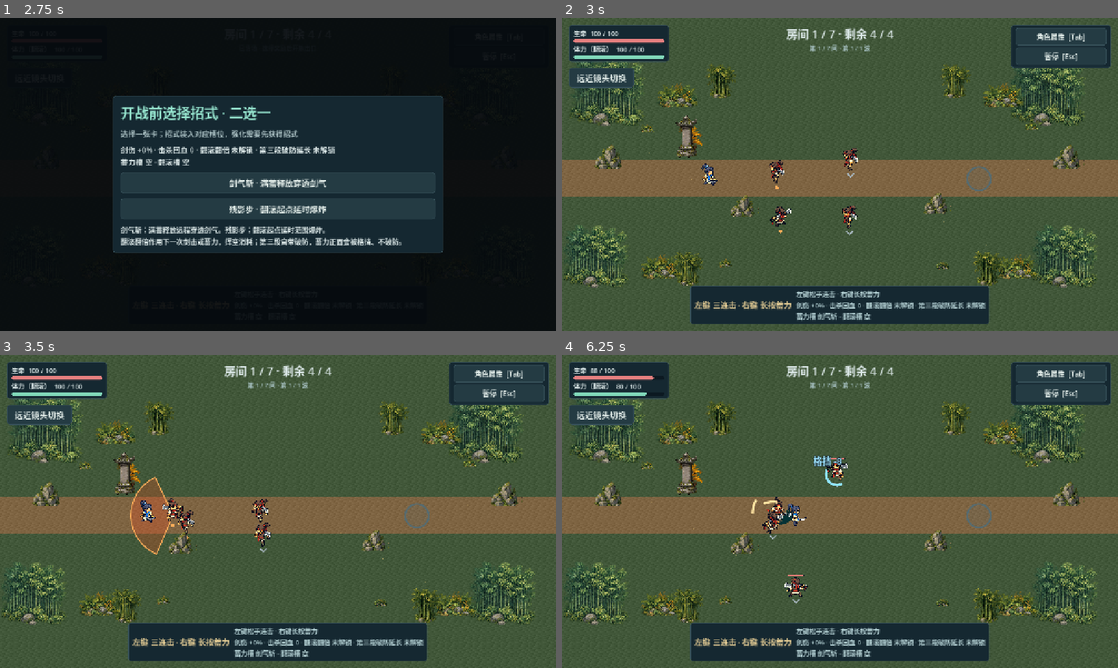
Above: before the commit, frames 1-4 (two rows, left to right).
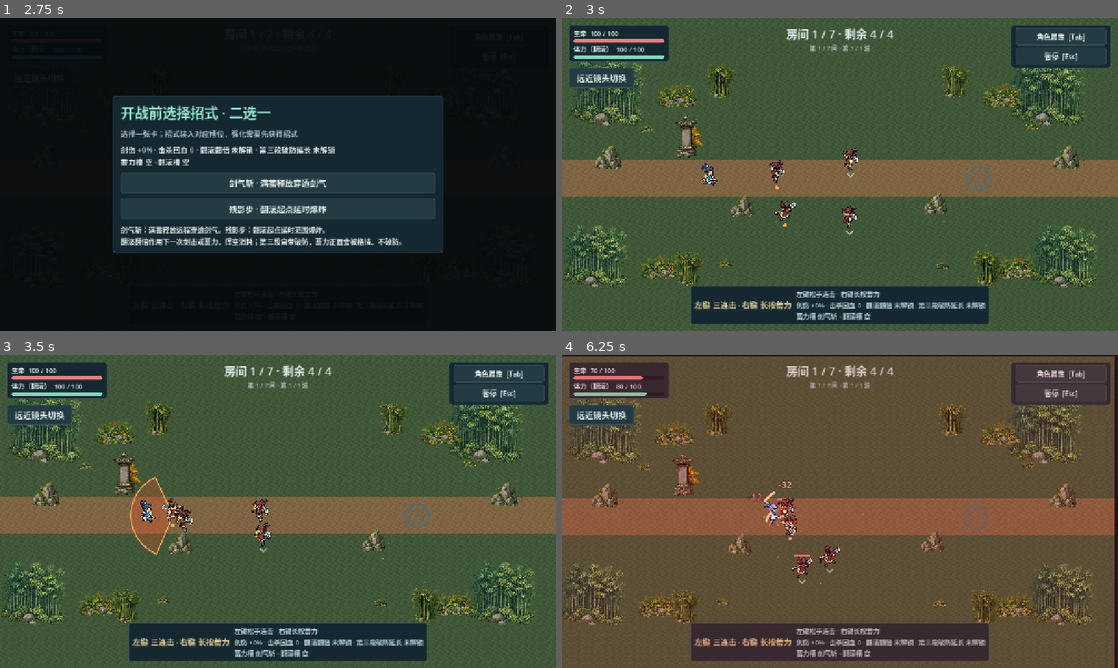
Above: after the commit, the same moments.

Repository: laoshiren912/wenjian
Game: Godot game, scene res://scenes/main_v41.tscn
Same seed, same stepped clock (60 frames per second), same inputs: the game is played once before the commit and once after it.
Inputs (mouse positions are in pixels of both pictures, inside the frame that each line leads up to):
- Up to frame 1 (2.75 s): click "远近镜头切换" at 0.5 s; click "角色属性 [Tab]" at 1.25 s; click "暂停 [Esc]" at 2 s
- Up to frame 2 (3 s): click "剑气斩 · 满蓄释放穿透剑气" at 2.75 s
- Up to frame 3 (3.5 s): no input
- Up to frame 4 (6.25 s): tap Enter at 3.5 s; move the mouse to (962, 495) at 3.52 s; press the mouse at (962, 495) at 3.53 s; hold D (move_right) 3.53-4.25 s; tap Space (roll) at 3.8, 5.3 s; release the mouse at (962, 495) at 4.25 s; drag from (728, 527) to (812, 574) at 4.27 s; move the mouse to (895, 442) at 5.02 s; press the mouse at (895, 442) at 5.03 s; hold D (move_right) 5.03-5.75 s; release the mouse at (895, 442) at 5.75 s; drag from (812, 574) to (673, 464) at 5.77 s

Frame 1 is identical in both runs. In frame 2, 0.2% of the frame differs, in the area x 37-42%, y 58-69%; in frame 3, 0.1%; in frame 4, 67%, in the area x 0-100%, y 0-100%.

Commit message:
调整第二战斗房为L型山道

Diff:
--- a/scripts/v41_config.gd
+++ b/scripts/v41_config.gd
@@ -50,6 +50,8 @@
 const GUARD_SOUND_DB := -16.0
 const ENTRY_POINT := Vector2(340, 370)
 const EXIT_POINT := Vector2(960, 370)
+const ROOM2_EXIT_POINT := Vector2(944, 642)
+const ROOM2_SPAWN_POINTS: Array[Vector2] = [Vector2(540, 315), Vector2(650, 395), Vector2(760, 310), Vector2(850, 405), Vector2(1010, 330), Vector2(990, 535)]
 const REWARD_POINT := Vector2(640, 420)
 const SPAWN_POINTS: Array[Vector2] = [Vector2(535, 365), Vector2(540, 485), Vector2(690, 345), Vector2(680, 490), Vector2(780, 365), Vector2(905, 375)]
 const HOLD_THRESHOLD := 0.22
--- a/scripts/v41_mountain_steps_room.gd
+++ b/scripts/v41_mountain_steps_room.gd
@@ -6,38 +6,43 @@
 const STEPPING_ROCKS = preload("res://assets/courtyard/guishan/stepping_rocks.png")
 const FERNS = preload("res://assets/courtyard/guishan/ferns.png")
 const BAMBOO = preload("res://assets/courtyard/guishan/bamboo_grove.png")
+const MASKS := [0, 1, 2, 3, 4, 5, 6, 7, 8, 9, 10, 11, 12, 13, 14, 15, 19, 23, 27, 31, 38, 39, 46, 47, 55, 63, 76, 77, 78, 79, 95, 110, 111, 127, 137, 139, 141, 143, 155, 159, 175, 191, 205, 207, 223, 239, 255]
 
 func _ready() -> void:
 	texture_filter = CanvasItem.TEXTURE_FILTER_NEAREST
 	z_index = -9
 
+func _road(x: int, y: int) -> bool:
+	return (y >= 10 and y <= 12 and x <= 30) or (x >= 28 and x <= 30 and y >= 10)
+
 func _draw() -> void:
-	# Match the first room's three tile rows: top edge, path, bottom edge.
-	# The stone atlas uses the same masks as the first room's earth tiles.
 	for y in range(23):
-		var tile := 79 if y == 10 else (94 if y == 11 else (86 if y == 12 else 0))
-		var source := Rect2((tile % 16) * 32, int(tile / 16) * 32, 32, 32)
 		for x in range(40):
+			var tile := 0
+			if _road(x, y):
+				var n := _road(x, y - 1)
+				var e := _road(x + 1, y)
+				var s := _road(x, y + 1)
+				var w := _road(x - 1, y)
+				var mask := (1 if n else 0) + (2 if e else 0) + (4 if s else 0) + (8 if w else 0)
+				if n and e and _road(x + 1, y - 1): mask += 16
+				if e and s and _road(x + 1, y + 1): mask += 32
+				if s and w and _road(x - 1, y + 1): mask += 64
+				if w and n and _road(x - 1, y - 1): mask += 128
+				tile = 48 + MASKS.find(mask)
+			var source := Rect2((tile % 16) * 32, int(tile / 16) * 32, 32, 32)
 			draw_texture_rect_region(TERRAIN, Rect2(x * 32, y * 32, 32, 32), source)
-	# Uneven clusters remain on the background layer, without collision.
+	# Decorations form clusters outside the collision boundary, not separate obstacles.
 	for item in [
-		[ROCKS, Vector2(38, 112), 0.95], [FERNS, Vector2(93, 150), 0.48],
-		[STEPPING_ROCKS, Vector2(126, 96), 0.72], [BAMBOO, Vector2(218, 97), 0.8],
-		[ROCKS, Vector2(275, 124), 0.78], [STEPS, Vector2(340, 108), 0.85],
-		[STEPPING_ROCKS, Vector2(405, 130), 0.68],
-		[ROCKS, Vector2(565, 106), 0.9], [BAMBOO, Vector2(624, 95), 0.75],
-		[FERNS, Vector2(679, 149), 0.42], [STEPPING_ROCKS, Vector2(739, 112), 0.82],
-		[ROCKS, Vector2(842, 125), 0.84], [STEPS, Vector2(911, 98), 0.95],
-		[FERNS, Vector2(978, 144), 0.48], [ROCKS, Vector2(1104, 106), 0.95],
-		[STEPPING_ROCKS, Vector2(1167, 129), 0.62],
-		[BAMBOO, Vector2(43, 511), 0.78], [ROCKS, Vector2(98, 542), 0.85],
-		[STEPPING_ROCKS, Vector2(163, 516), 0.82], [FERNS, Vector2(255, 558), 0.47],
-		[ROCKS, Vector2(291, 525), 0.95], [STEPS, Vector2(359, 540), 0.8],
-		[STEPPING_ROCKS, Vector2(419, 516), 0.72],
-		[BAMBOO, Vector2(554, 515), 0.85], [ROCKS, Vector2(613, 539), 0.82],
-		[FERNS, Vector2(672, 558), 0.46], [STEPPING_ROCKS, Vector2(735, 530), 0.77],
-		[STEPS, Vector2(824, 516), 0.9], [ROCKS, Vector2(893, 540), 0.96],
-		[BAMBOO, Vector2(1004, 516), 0.72], [STEPPING_ROCKS, Vector2(1062, 535), 0.75],
-		[ROCKS, Vector2(1152, 515), 0.86]]:
+		[ROCKS, Vector2(45, 96), 0.95], [FERNS, Vector2(105, 150), 0.45], [STEPPING_ROCKS, Vector2(118, 100), 0.7],
+		[BAMBOO, Vector2(345, 95), 0.8], [ROCKS, Vector2(405, 110), 0.9], [FERNS, Vector2(465, 145), 0.42],
+		[STEPS, Vector2(670, 96), 0.85], [ROCKS, Vector2(735, 108), 0.85], [STEPPING_ROCKS, Vector2(795, 106), 0.7],
+		[ROCKS, Vector2(1050, 99), 0.95], [BAMBOO, Vector2(1120, 95), 0.75],
+		[BAMBOO, Vector2(45, 500), 0.75], [ROCKS, Vector2(102, 527), 0.9], [FERNS, Vector2(158, 555), 0.45],
+		[STEPPING_ROCKS, Vector2(266, 510), 0.78], [ROCKS, Vector2(350, 528), 0.85], [STEPS, Vector2(420, 530), 0.8],
+		[ROCKS, Vector2(570, 500), 1.0], [BAMBOO, Vector2(655, 487), 0.95], [FERNS, Vector2(690, 555), 0.5],
+		[ROCKS, Vector2(1160, 245), 0.8], [FERNS, Vector2(1190, 300), 0.4],
+		[STEPS, Vector2(1170, 400), 0.8], [ROCKS, Vector2(1190, 455), 0.75],
+		[ROCKS, Vector2(1160, 590), 0.9], [BAMBOO, Vector2(1210, 570), 0.7]]:
 		var texture: Texture2D = item[0]
 		draw_texture_rect(texture, Rect2(item[1], texture.get_size() * float(item[2])), false)
--- a/scripts/v41_run.gd
+++ b/scripts/v41_run.gd
@@ -184,7 +184,7 @@
 	phase = "combat"
 	var kinds: Array = CONFIG.WAVES[room_index][wave_index]
 	wave_remaining = kinds.size()
-	var points: Array[Vector2] = CONFIG.SPAWN_POINTS.duplicate()
+	var points: Array[Vector2] = (CONFIG.ROOM2_SPAWN_POINTS if room_index == 1 else CONFIG.SPAWN_POINTS).duplicate()
 	var melee: Array = []
 	# Six spaced courtyard points for at most five enemies; avoid the player.
 	points = points.filter(func(point): return point.distance_to(player.position) >= CONFIG.SPAWN_CLEARANCE)
@@ -273,7 +273,7 @@
 	if phase == "combat" and is_instance_valid(scheduler):
 		scheduler.tick(delta)
 	_update_camera()
-	if phase == "exit_ready" and player.global_position.distance_to(CONFIG.EXIT_POINT) < 34.0:
+	if phase == "exit_ready" and player.global_position.distance_to(world.exit_point) < 34.0:
 		room_index += 1
 		phase = "transition"
 		_enter_room.call_deferred()
@@ -425,7 +425,7 @@
 		"combat":
 			status.text = "守庭者 · 躲开横扫扇区与突进直线，趁收招反击" if room_index == CONFIG.BOSS_ROOM else "第 %d / %d 间 · 第 %d / %d 波" % [room_index + 1, CONFIG.RUN_ROOMS, wave_index + 1, CONFIG.WAVES[room_index].size()]
 		"reward_select": status.text = "已清场 · 选择奖励后开放出口"
-		"exit_ready": status.text = "已领奖 · 前往右侧出口"
+		"exit_ready": status.text = "已领奖 · 前往下方出口" if room_index == 1 else "已领奖 · 前往右侧出口"
 		"cleared": status.text = "守庭者已击败 · 本局通关"
 		"dead": status.text = "角色倒下 · 重开将清空本局奖励"
 
--- a/scripts/v41_world.gd
+++ b/scripts/v41_world.gd
@@ -8,6 +8,9 @@
 var pixel_courtyard: Node2D
 var bamboo_room: Node2D
 var mountain_steps_room: Node2D
+var original_walkable: PackedVector2Array
+var boundaries: Array[StaticBody2D] = []
+var exit_point := CONFIG.EXIT_POINT
 
 func build_battle() -> void:
 	build_courtyard()
@@ -23,6 +26,29 @@
 	grid.offset = Vector2.ONE * NAV_CELL * 0.5
 	grid.diagonal_mode = AStarGrid2D.DIAGONAL_MODE_ONLY_IF_NO_OBSTACLES
 	grid.update()
+	original_walkable = walkable.duplicate()
+	boundaries.append(get_node("PaintedFloorBoundary"))
+	_add_boundary(PackedVector2Array([Vector2(250, 260), Vector2(1030, 260), Vector2(1180, 340), Vector2(1100, 510), Vector2(180, 510), Vector2(100, 340)]))
+	_add_boundary(PackedVector2Array([Vector2(100, 220), Vector2(1150, 220), Vector2(1150, 690), Vector2(760, 690), Vector2(760, 470), Vector2(100, 470)]))
+
+func _add_boundary(polygon: PackedVector2Array) -> void:
+	var body := StaticBody2D.new()
+	body.collision_layer = 0
+	body.collision_mask = 0
+	body.set_meta("polygon", polygon)
+	add_child(body)
+	for i in range(polygon.size()):
+		var segment := SegmentShape2D.new()
+		segment.a = polygon[i]
+		segment.b = polygon[(i + 1) % polygon.size()]
+		var shape := CollisionShape2D.new()
+		shape.shape = segment
+		body.add_child(shape)
+	boundaries.append(body)
+
+func _rebuild_navigation() -> void:
+	floor_cells.clear()
+	blocked.clear()
 	for x in range(40):
 		for y in range(23):
 			var cell := Vector2i(x, y)
@@ -41,6 +67,14 @@
 				blocked[cell] = true
 
 func set_room_style(room_index: int) -> void:
+	var boundary_index := 1 if room_index == 0 else (2 if room_index == 1 else 0)
+	for i in range(boundaries.size()):
+		boundaries[i].collision_layer = 1 if i == boundary_index else 0
+	walkable = original_walkable if boundary_index == 0 else boundaries[boundary_index].get_meta("polygon")
+	lanterns[0].position = Vector2(500, 430) if room_index == 1 else Vector2(420, 444)
+	lanterns[1].position = Vector2(1070, 485) if room_index == 1 else Vector2(864, 438)
+	exit_point = CONFIG.ROOM2_EXIT_POINT if room_index == 1 else CONFIG.EXIT_POINT
+	_rebuild_navigation()
 	var is_boss := room_index == CONFIG.BOSS_ROOM
 	backdrop.visible = is_boss
 	pixel_courtyard.visible = not is_boss and room_index > 1
@@ -76,5 +110,5 @@
 func _draw() -> void:
 	super._draw()
 	var color := Color("86f5d3") if portal_open else (Color("e1cc9c") if room_cleared else Color("566b70"))
-	draw_circle(CONFIG.EXIT_POINT, 27.0, Color(color, 0.15))
-	draw_arc(CONFIG.EXIT_POINT, 27.0, 0.0, TAU, 40, color, 4.0, true)
+	draw_circle(exit_point, 27.0, Color(color, 0.15))
+	draw_arc(exit_point, 27.0, 0.0, TAU, 40, color, 4.0, true)
--- a/tests/v41_flow.gd
+++ b/tests/v41_flow.gd
@@ -73,7 +73,7 @@
 	game.select_reward(index)
 
 func advance() -> void:
-	game.player.position = CONFIG.EXIT_POINT
+	game.player.position = game.world.exit_point
 	await frames()
 
 func target_at(point: Vector2) -> SurvivorEnemy:
@@ -390,6 +390,10 @@
 	await advance()
 	game.player.set_physics_process(false)
 	check(game.room_index == 1 and game.total == 6 and game.remaining == 6 and enemies().size() == 3, "room2 starts only wave1 of six total")
+	check(game.world.exit_point == CONFIG.ROOM2_EXIT_POINT and not game.world.path_between(CONFIG.ENTRY_POINT, game.world.exit_point).is_empty(), "room2 L-shaped exit is reachable")
+	check(not Geometry2D.is_point_in_polygon(Vector2(600, 600), game.world.walkable) and Geometry2D.is_point_in_polygon(Vector2(950, 600), game.world.walkable), "room2 inside corner blocked and vertical passage walkable")
+	for point in CONFIG.ROOM2_SPAWN_POINTS:
+		check(Geometry2D.is_point_in_polygon(point, game.world.walkable) and not game.world.path_between(CONFIG.ENTRY_POINT, point).is_empty(), "room2 spawn reachable: " + str(point))
 	check(game.player.health == 63.0 and game.player.stamina >= 47.0 and game.player.stamina < 50.0 and game.reward_counts[0] == 1, "vitals preserved; only normal stamina regeneration after entry")
 	var ranger: SurvivorEnemy
 	for e in enemies():
--- a/tests/v41_moves.gd
+++ b/tests/v41_moves.gd
@@ -211,7 +211,7 @@
 		check(game.can_select_reward(choice), "selectable room reward %d" % room)
 		game.select_reward(choice)
 		check(game.phase == "exit_ready" and game.world.portal_open and not paused, "reward opens exit %d" % room)
-		game.player.global_position = CONFIG.EXIT_POINT
+		game.player.global_position = game.world.exit_point
 		await frames(3)
 	check(game.room_index == CONFIG.BOSS_ROOM and is_instance_valid(game.boss), "boss room reached")
 	game.boss.take_damage(100000.0, Vector2.ZERO, true)
Not shown, changed: HANDOFF.md
Not shown, changed: docs/HANDOFF_ARCHIVE.md
